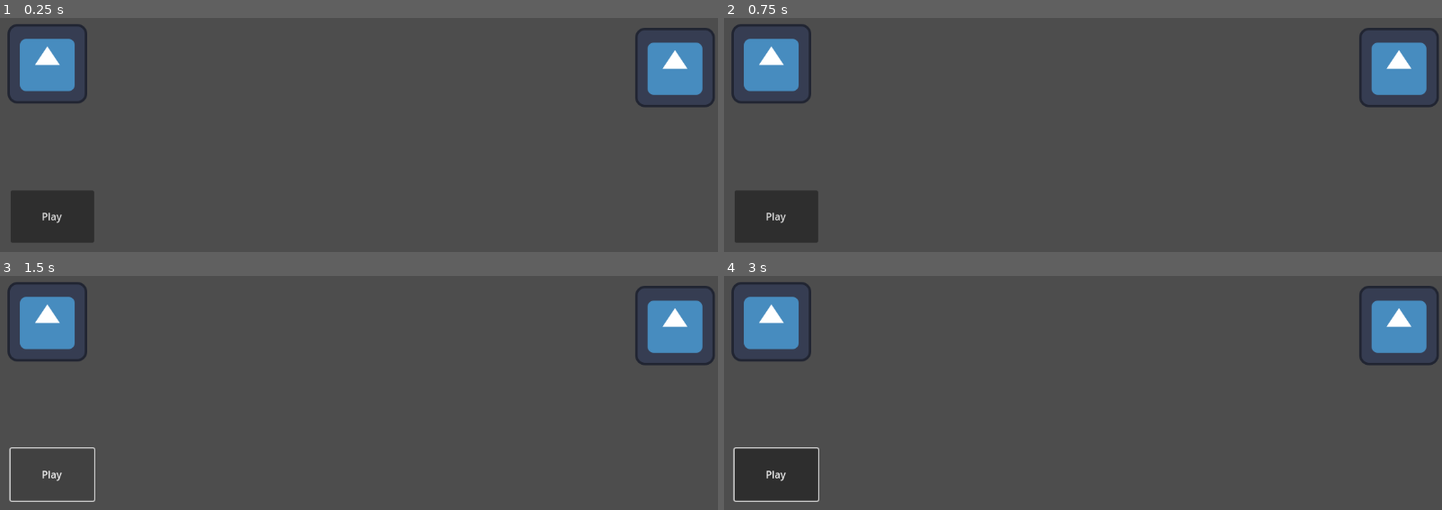
Above: before the commit, frames 1-4 (two rows, left to right).
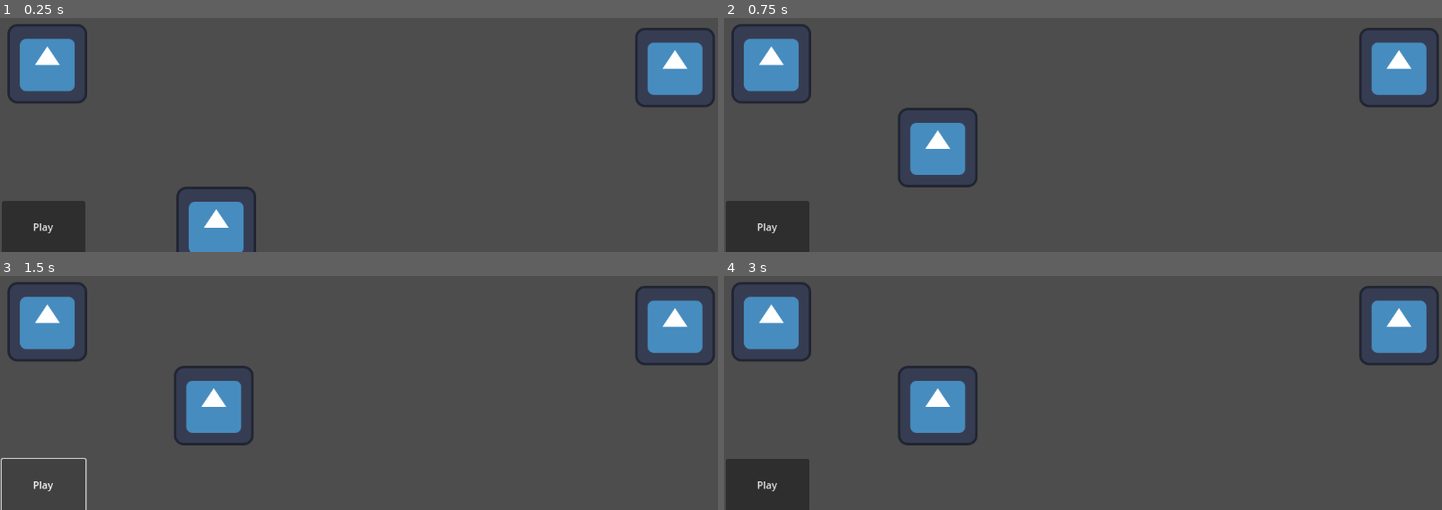
Above: after the commit, the same moments.

Repository: Routund/Mount_Belforte
Game: Godot game, scene res://Battle.tscn
Two runs of this game, one before a commit and one after it. Both use one fixed random seed, a clock stepped at 60 frames per second and the inputs below. This scene is started directly instead of the project's main scene. The engine's default icon, where the game draws it, is replaced by a stand-in: a white triangle on a blue panel in a dark square.
Inputs (mouse positions are in pixels of both pictures, inside the frame that each line leads up to):
- Up to frame 1 (0.25 s): no input
- Up to frame 2 (0.75 s): click (939, 226) at 0.52 s
- Up to frame 3 (1.5 s): click "Play" at 1.25 s
- Up to frame 4 (3 s): click "Play" at 2 s; click (939, 404) at 2.77 s

The runs differ from the first frame. In frame 1, 3.4% of the frame differs, in the area x 0-36%, y 72-100%; in frame 2, 3.7%; in frame 3, 2.7%; in frame 4, 3.8%, in the area x 0-36%, y 38-100%.

Commit message:
Started work on cards appearing in hand and queue

Diff:
--- a/Battle.tscn
+++ b/Battle.tscn
@@ -1,7 +1,8 @@
-[gd_scene load_steps=3 format=3 uid="uid://uk07hjo5epu4"]
+[gd_scene load_steps=4 format=3 uid="uid://uk07hjo5epu4"]
 
 [ext_resource type="Texture2D" uid="uid://b5ihyqj52x60r" path="res://icon.svg" id="1_j3o4b"]
 [ext_resource type="Script" path="res://battle_manager.gd" id="2_s0u54"]
+[ext_resource type="Script" path="res://deck.gd" id="3_q0tcb"]
 
 [node name="Node2D" type="Node2D"]
 
@@ -14,11 +15,42 @@
 texture = ExtResource("1_j3o4b")
 
 [node name="CardManager" type="Node2D" parent="."]
+position = Vector2(578, 607)
 script = ExtResource("2_s0u54")
 
 [node name="Button" type="Button" parent="CardManager"]
-offset_left = 17.0
-offset_top = 549.0
-offset_right = 151.0
-offset_bottom = 633.0
+offset_left = -575.0
+offset_top = -41.0
+offset_right = -441.0
+offset_bottom = 43.0
 text = "Play"
+
+[node name="Hand" type="HBoxContainer" parent="CardManager"]
+anchors_preset = 8
+anchor_left = 0.5
+anchor_top = 0.5
+anchor_right = 0.5
+anchor_bottom = 0.5
+offset_left = -295.0
+offset_top = -62.0
+offset_right = 295.0
+offset_bottom = 62.0
+grow_horizontal = 2
+grow_vertical = 2
+theme_override_constants/separation = 15
+script = ExtResource("3_q0tcb")
+
+[node name="Queue" type="HBoxContainer" parent="CardManager"]
+anchors_preset = 8
+anchor_left = 0.5
+anchor_top = 0.5
+anchor_right = 0.5
+anchor_bottom = 0.5
+offset_left = -299.0
+offset_top = -189.0
+offset_right = 291.0
+offset_bottom = -65.0
+grow_horizontal = 2
+grow_vertical = 2
+theme_override_constants/separation = 15
+script = ExtResource("3_q0tcb")
--- a/Card.gd
+++ b/Card.gd
@@ -1,6 +1,6 @@
 extends TextureButton
 
-var card_id=0
+@export var card_id=0
 var queue_pos=0
 var queued = false
 
@@ -8,16 +8,24 @@
 signal dequeue_card(pos:int)
 
 var is_button_pressed = false
+func _ready():
+	return
 
 # Called every frame. 'delta' is the elapsed time since the previous frame.
 func _process(_delta):
 	if is_button_pressed and not is_pressed():
 		is_button_pressed = false
+		var new_parent=self
 		if queued:
+			new_parent = get_parent().get_parent().get_node("Hand")
 			dequeue_card.emit(queue_pos)
 		else:
 			queue_card.emit(card_id)
+			new_parent = get_parent().get_parent().get_node("Queue")
+		get_parent().remove_child(self)
+		new_parent.add_child(self)
 
 	elif is_pressed() and not is_button_pressed:
 		# Button is pressed for the first time
 		is_button_pressed = true
+	print(card_id)
--- a/battle_manager.gd
+++ b/battle_manager.gd
@@ -8,15 +8,21 @@
 var queue = []
 var card_funcs = [slash(),heal(),block(),run()]
 
+@onready var HBox = get_node("Hand")
 
+var card_preload = preload("res://card_instance.tscn")
 var is_blocking = false
 # Called when the node enters the scene tree for the first time.
 func _ready():
+	draw()
 	pass # Replace with function body.
 
 
 # Called every frame. 'delta' is the elapsed time since the previous frame.
-func _process(delta):
+func _process(_delta):
+	if (len(deck)>0):
+
+		true
 	pass
 
 # All card functions
@@ -31,7 +37,12 @@
 	return true
 
 # Pick random card from deck, then add it to hand and remove from deck
+# Then instantiate a new card with that ID
 func draw():
-	var chosen_index=randi_range(0,len(deck))
+	var chosen_index=randi_range(0,len(deck)-1)
 	hand.append((deck[chosen_index]))
 	deck.pop_at(chosen_index)
+	var hand_last = hand[len(hand)-1]
+	var instance = card_preload.instantiate()
+	instance.set("card_id",hand_last)
+	HBox.add_child(instance)
--- a/card_instance.tscn
+++ b/card_instance.tscn
@@ -3,13 +3,6 @@
 [ext_resource type="Texture2D" uid="uid://b5ihyqj52x60r" path="res://icon.svg" id="1_14jwp"]
 [ext_resource type="Script" path="res://Card.gd" id="2_u5urt"]
 
-[node name="CardInstance" type="Node2D"]
-
-[node name="TextureButton" type="TextureButton" parent="."]
-offset_left = 1.0
-offset_top = 3.0
-offset_right = 295.0
-offset_bottom = 380.0
+[node name="CardInstance" type="TextureButton"]
 texture_normal = ExtResource("1_14jwp")
-stretch_mode = 0
 script = ExtResource("2_u5urt")
--- /dev/null
+++ b/deck.gd
@@ -0,0 +1,11 @@
+extends HBoxContainer
+
+
+# Called when the node enters the scene tree for the first time.
+func _ready():
+	pass # Replace with function body.
+
+
+# Called every frame. 'delta' is the elapsed time since the previous frame.
+func _process(delta):
+	pass
